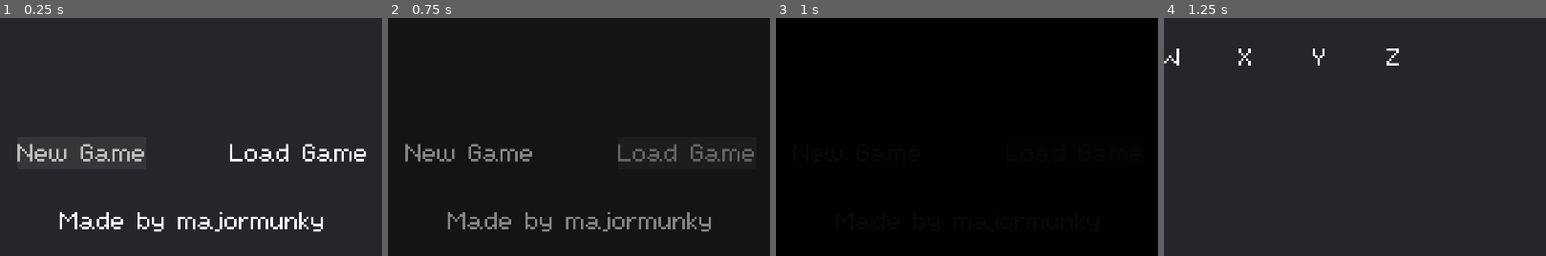
Above: before the commit, frames 1-4 (left to right).
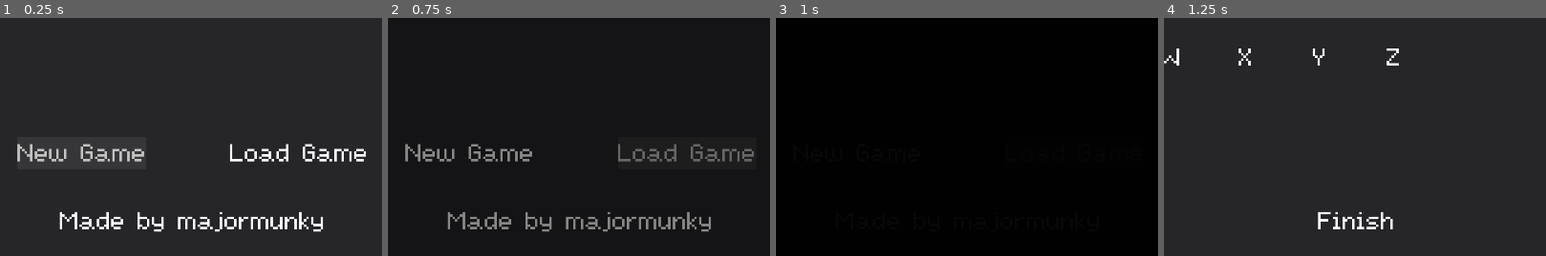
Above: after the commit, the same moments.

Repository: majormunky/MiniRPG
Game: Godot game, scene res://scenes/MainMenu.tscn
The game is run twice, just before and just after one commit, with the same random seed, the same clock (stepped at 60 frames per second) and the same inputs.
Inputs:
- Up to frame 1 (0.25 s): no input
- Up to frame 2 (0.75 s): tap Enter (ui_accept) at 0.5 s; hold Right (ui_right) from 0.53 s (still down); hold Enter (ui_accept) from 0.53 s (still down)
- Up to frame 3 (1 s): keep holding Right (ui_right); keep holding Enter (ui_accept)
- Up to frame 4 (1.25 s): keep holding Right (ui_right); keep holding Enter (ui_accept)
The pictures show only the part of the screen within x 25-75%, y 50-100%; the shares and areas given below are measured in that part.

Frames 1-3 are identical in both runs. In frame 4, 0.5% of the frame differs, in the area x 40-60%, y 81-89%.

Commit message:
Added a finish label that we are going to try to switch to when hitting down on the letter input, not working right now though

Diff:
--- a/scenes/CreatePlayer.tscn
+++ b/scenes/CreatePlayer.tscn
@@ -84,7 +84,7 @@
 margin_left = 558.0
 margin_top = 183.0
 margin_right = 658.0
-margin_bottom = 649.0
+margin_bottom = 563.0
 rect_min_size = Vector2( 100, 0 )
 size_flags_horizontal = 4
 size_flags_vertical = 3
@@ -131,12 +131,21 @@
 text = "Finish"
 
 [node name="ErrorText" type="RichTextLabel" parent="MarginContainer/VBoxContainer"]
-margin_top = 681.0
+margin_top = 595.0
 margin_right = 1216.0
-margin_bottom = 736.0
+margin_bottom = 650.0
 theme = ExtResource( 1 )
 custom_colors/default_color = Color( 1, 0, 0, 1 )
 fit_content_height = true
+
+[node name="FinishLabel" type="Label" parent="MarginContainer/VBoxContainer"]
+margin_left = 543.0
+margin_top = 682.0
+margin_right = 672.0
+margin_bottom = 736.0
+size_flags_horizontal = 4
+theme = ExtResource( 1 )
+text = "Finish"
 
 [node name="TransitionRect" parent="." instance=ExtResource( 3 )]
 visible = false
--- a/scenes/InputLetters.gd
+++ b/scenes/InputLetters.gd
@@ -2,6 +2,7 @@
 
 var selected = Vector2(0, 0)
 var showing_case = "upper"
+var state = "selecting"
 
 signal letter_selected(letter)
 
@@ -50,12 +51,18 @@
 
 
 func reset_node():
+	if selected == null:
+		return
+
 	var child_index = selected.y * get_columns() + selected.x
 	var selected_node = get_child(child_index)
 	selected_node.set_bbcode("[center]" + selected_node.name + "[/center]")
 
 
 func draw_selected():
+	if selected == null:
+		return
+
 	var child_index = selected.y * get_columns() + selected.x
 	var selected_node = get_child(child_index)
 	if selected_node:
@@ -63,6 +70,9 @@
 
 
 func get_selected():
+	if selected == null:
+		return null
+
 	var child_index = selected.y * get_columns() + selected.x
 	var selected_node = get_child(child_index)
 	return selected_node
@@ -78,6 +88,9 @@
 
 
 func _unhandled_input(event):
+	if selected == null:
+		return
+
 	if event.is_action_released("ui_right"):
 		reset_node()
 
@@ -89,20 +102,28 @@
 			selected.x = 0
 	elif event.is_action_released("ui_left"):
 		reset_node()
-		selected.x -= 1
-		if selected.x < 0:
-			selected.x = 7
-			selected.y = 2
+
+		var test_node = Vector2(selected.x - 1, selected.y)
+		if is_valid_node(test_node):
+			selected.x -= 1
 	elif event.is_action_released("ui_up"):
 		reset_node()
+
 		selected.y -= 1
 		if selected.y < 0:
-			selected.y = 2
+			selected.y = 0
 	elif event.is_action_released("ui_down"):
 		reset_node()
-		selected.y += 1
-		if selected.y > 2:
-			selected.y = 0
+
+		var test_node = Vector2(selected.x, selected.y + 1)
+		# selected.y += 1
+		if is_valid_node(test_node):
+			selected.y += 1
+		else:
+			print("Invalid node")
+			if selected.y > 2:
+				state = "disabled"
+				selected = Vector2.ZERO
 	elif event.is_action_released("ui_accept"):
 		var selected = get_selected()
 		emit_signal("letter_selected", selected.name)
